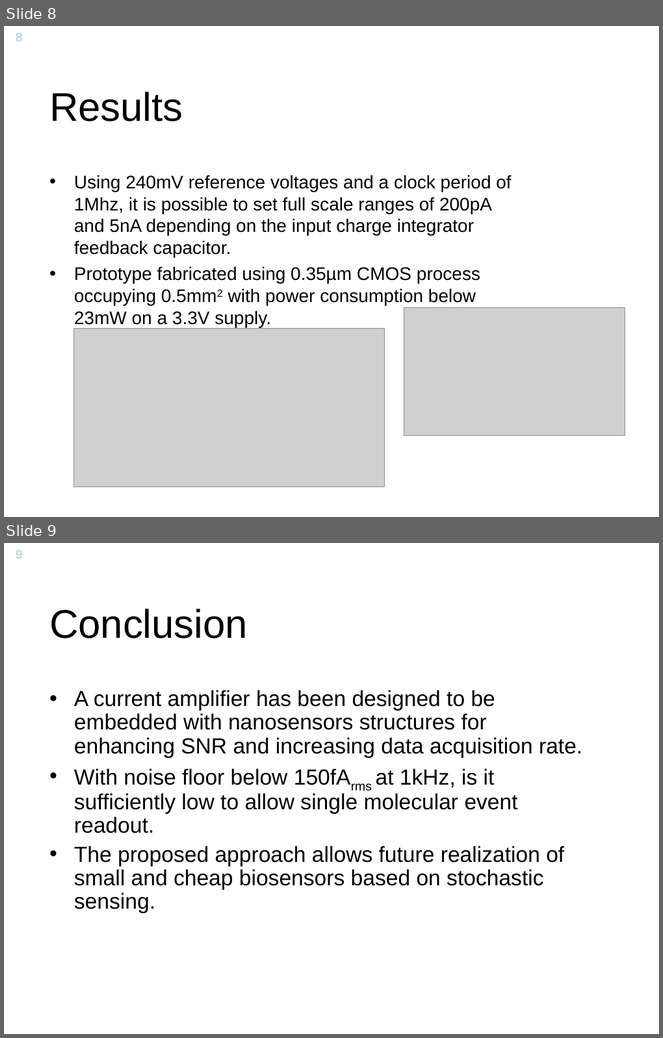
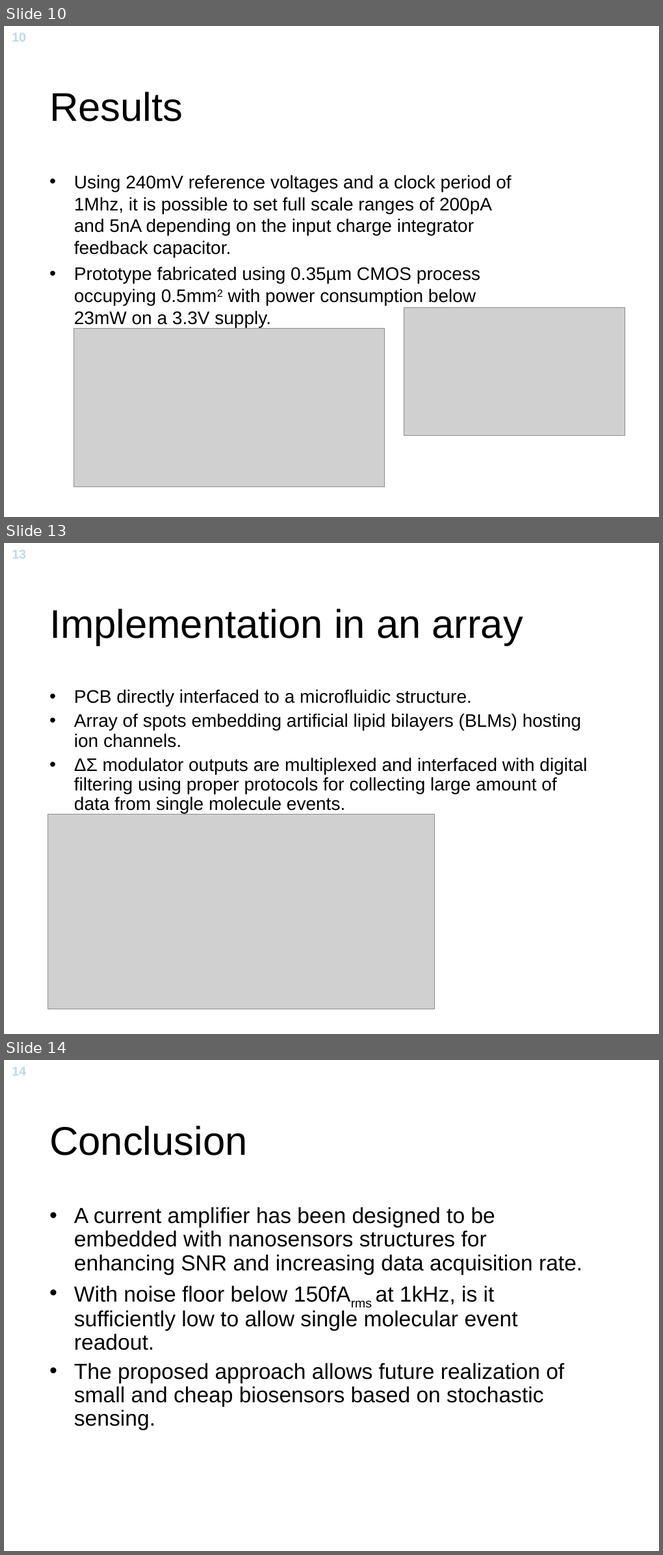
Before and after one commit to Yuav/solcelle, a slide deck: A Sub-pA delta-sigma Current Amplifier for Single-Molecule Nanosesnsors.ppt. Shown one above the other, each under a label of ours: slides 8 and 9 before the commit, slides 10, 13 and 14 after it; the slides between them are not shown. The pictures are 663x1038 and 663x1555 pixels, drawn with LibreOffice and Linux fonts; fonts in the diff are those of the drawing; grey boxes stand for pictures; background and template pictures are left out. Boxes give left, top, right and bottom in pixels: in the first picture for what was removed or moved away, otherwise in the second. Text is boxed around its words. In the diff, an @@ line names an element or a change of style, - is before the commit and + after.

```diff
--- a/A Sub-pA delta-sigma Current Amplifier for Single-Molecule Nanosesnsors.ppt
+++ b/A Sub-pA delta-sigma Current Amplifier for Single-Molecule Nanosesnsors.ppt
@@ slide 13 added at box(4, 543, 659, 1034), background picture (left out); not listed: 1 template element that a slide beside it also shows @@
@@ title added at box(50, 609, 523, 646), 44 pt, text #000000 @@
+Implementation in an array
@@ text added at box(74, 689, 587, 813), 20 pt, text #000000 @@
+• PCB directly interfaced to a microfluidic structure.
+• Array of spots embedding artificial lipid bilayers (BLMs) hosting ion channels.
+• ΔΣ modulator outputs are multiplexed and interfaced with digital filtering using proper protocols for collecting large amount of data from single molecule events.
@@ picture added at box(48, 814, 435, 1009) @@
@@ what was slide 8 is now slide 10 @@
@@ page number at box(12, 32, 26, 42): text changed @@
-8
+10
@@ what was slide 9 is now slide 14 @@
@@ page number at box(12, 1067, 26, 1076): text changed @@
-9
+14
```
Also in this commit, not shown: 2 slides changed, 5 other slides added, 1 slide removed.
